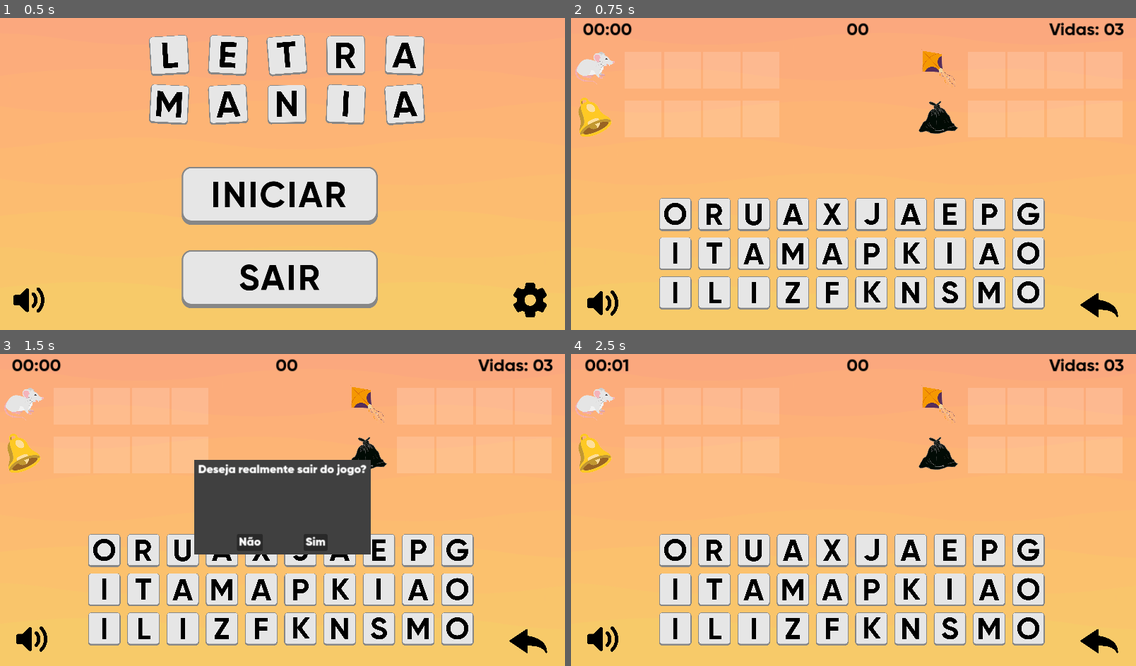
Above: before the commit, frames 1-4 (two rows, left to right).
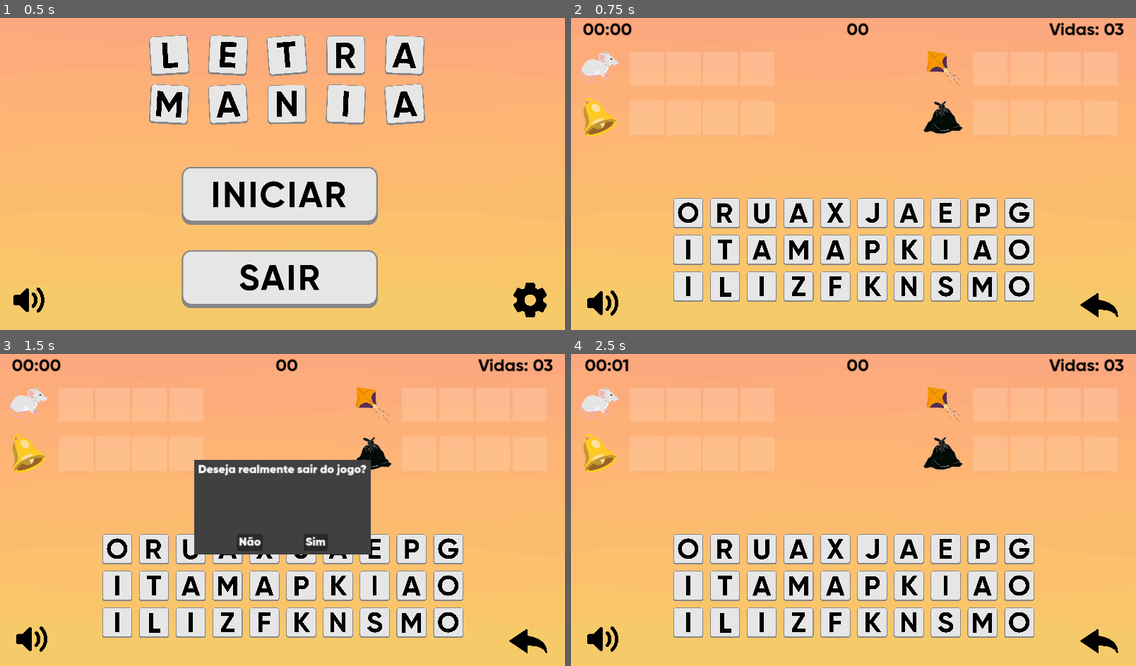
Above: after the commit, the same moments.

Repository: pinhorenan/letramania
Game: Godot game, scene res://scenes/menu.tscn
Same seed, same stepped clock (60 frames per second), same inputs: the game is played once before the commit and once after it.
Inputs (mouse positions are in pixels of both pictures, inside the frame that each line leads up to):
- Up to frame 1 (0.5 s): no input
- Up to frame 2 (0.75 s): click (847, 195) at 0.5 s
- Up to frame 3 (1.5 s): click (525, 641) at 1.25 s
- Up to frame 4 (2.5 s): click "Não" at 2 s

Frame 1 is identical in both runs. In frame 2, 16% of the frame differs, in the area x 0-84%, y 9-94%; in frame 3, 15%; in frame 4, 16%.

Commit message:
Ajuste de tamanho e posicionamento de alguns elementos

Diff:
--- a/scenes/game.tscn
+++ b/scenes/game.tscn
@@ -118,8 +118,8 @@
 layout_mode = 0
 offset_left = -279.0
 offset_top = 195.0
-offset_right = -204.0
-offset_bottom = 270.0
+offset_right = -209.0
+offset_bottom = 265.0
 color = Color(1, 1, 1, 0.196078)
 script = ExtResource("2_0v8sj")
 
@@ -137,12 +137,12 @@
 script = ExtResource("9_sll30")
 
 [node name="A" type="Button" parent="Control/Letras"]
-custom_minimum_size = Vector2(75, 75)
+custom_minimum_size = Vector2(70, 70)
 layout_mode = 0
 offset_left = -1018.0
 offset_top = 315.0
-offset_right = -943.0
-offset_bottom = 390.0
+offset_right = -948.0
+offset_bottom = 385.0
 focus_mode = 0
 icon = ExtResource("4_75olx")
 flat = true
@@ -150,12 +150,12 @@
 script = ExtResource("3_s6wji")
 
 [node name="ATip" type="Button" parent="Control/Letras"]
-custom_minimum_size = Vector2(75, 75)
+custom_minimum_size = Vector2(70, 70)
 layout_mode = 0
 offset_left = -1018.0
 offset_top = 315.0
-offset_right = -943.0
-offset_bottom = 390.0
+offset_right = -948.0
+offset_bottom = 385.0
 focus_mode = 0
 icon = ExtResource("4_75olx")
 flat = true
@@ -163,12 +163,12 @@
 script = ExtResource("3_s6wji")
 
 [node name="B" type="Button" parent="Control/Letras"]
-custom_minimum_size = Vector2(75, 75)
+custom_minimum_size = Vector2(70, 70)
 layout_mode = 0
 offset_left = -618.0
 offset_top = 395.0
-offset_right = -543.0
-offset_bottom = 470.0
+offset_right = -548.0
+offset_bottom = 465.0
 focus_mode = 0
 icon = ExtResource("6_f7p2w")
 flat = true
@@ -176,12 +176,12 @@
 script = ExtResource("3_s6wji")
 
 [node name="C" type="Button" parent="Control/Letras"]
-custom_minimum_size = Vector2(75, 75)
+custom_minimum_size = Vector2(70, 70)
 layout_mode = 0
 offset_left = -778.0
 offset_top = 395.0
-offset_right = -703.0
-offset_bottom = 470.0
+offset_right = -708.0
+offset_bottom = 465.0
 focus_mode = 0
 icon = ExtResource("7_uss7y")
 flat = true
@@ -189,12 +189,12 @@
 script = ExtResource("3_s6wji")
 
 [node name="D" type="Button" parent="Control/Letras"]
-custom_minimum_size = Vector2(75, 75)
+custom_minimum_size = Vector2(70, 70)
 layout_mode = 0
 offset_left = -858.0
 offset_top = 315.0
-offset_right = -783.0
-offset_bottom = 390.0
+offset_right = -788.0
+offset_bottom = 385.0
 focus_mode = 0
 icon = ExtResource("8_f36fc")
 flat = true
@@ -202,12 +202,12 @@
 script = ExtResource("3_s6wji")
 
 [node name="E" type="Button" parent="Control/Letras"]
-custom_minimum_size = Vector2(75, 75)
+custom_minimum_size = Vector2(65, 65)
 layout_mode = 0
 offset_left = -898.0
 offset_top = 235.0
-offset_right = -823.0
-offset_bottom = 310.0
+offset_right = -828.0
+offset_bottom = 305.0
 focus_mode = 0
 icon = ExtResource("9_isedl")
 flat = true
@@ -215,12 +215,12 @@
 script = ExtResource("3_s6wji")
 
 [node name="F" type="Button" parent="Control/Letras"]
-custom_minimum_size = Vector2(75, 75)
+custom_minimum_size = Vector2(70, 70)
 layout_mode = 0
 offset_left = -778.0
 offset_top = 315.0
-offset_right = -703.0
-offset_bottom = 390.0
+offset_right = -708.0
+offset_bottom = 385.0
 focus_mode = 0
 icon = ExtResource("10_obdsf")
 flat = true
@@ -228,12 +228,12 @@
 script = ExtResource("3_s6wji")
 
 [node name="G" type="Button" parent="Control/Letras"]
-custom_minimum_size = Vector2(75, 75)
+custom_minimum_size = Vector2(70, 70)
 layout_mode = 0
 offset_left = -698.0
 offset_top = 315.0
-offset_right = -623.0
-offset_bottom = 390.0
+offset_right = -628.0
+offset_bottom = 385.0
 focus_mode = 0
 icon = ExtResource("11_m2kqo")
 flat = true
@@ -241,12 +241,12 @@
 script = ExtResource("3_s6wji")
 
 [node name="H" type="Button" parent="Control/Letras"]
-custom_minimum_size = Vector2(75, 75)
+custom_minimum_size = Vector2(70, 70)
 layout_mode = 0
 offset_left = -618.0
 offset_top = 315.0
-offset_right = -543.0
-offset_bottom = 390.0
+offset_right = -548.0
+offset_bottom = 385.0
 focus_mode = 0
 icon = ExtResource("12_p8qqq")
 flat = true
@@ -254,12 +254,12 @@
 script = ExtResource("3_s6wji")
 
 [node name="I" type="Button" parent="Control/Letras"]
-custom_minimum_size = Vector2(75, 75)
+custom_minimum_size = Vector2(70, 70)
 layout_mode = 0
 offset_left = -498.0
 offset_top = 235.0
-offset_right = -423.0
-offset_bottom = 310.0
+offset_right = -433.0
+offset_bottom = 300.0
 focus_mode = 0
 icon = ExtResource("13_62enl")
 flat = true
@@ -267,12 +267,12 @@
 script = ExtResource("3_s6wji")
 
 [node name="J" type="Button" parent="Control/Letras"]
-custom_minimum_size = Vector2(75, 75)
+custom_minimum_size = Vector2(70, 70)
 layout_mode = 0
 offset_left = -538.0
 offset_top = 315.0
-offset_right = -463.0
-offset_bottom = 390.0
+offset_right = -468.0
+offset_bottom = 385.0
 focus_mode = 0
 icon = ExtResource("14_ferq6")
 flat = true
@@ -280,12 +280,12 @@
 script = ExtResource("3_s6wji")
 
 [node name="L" type="Button" parent="Control/Letras"]
-custom_minimum_size = Vector2(75, 75)
+custom_minimum_size = Vector2(70, 70)
 layout_mode = 0
 offset_left = -378.0
 offset_top = 315.0
-offset_right = -303.0
-offset_bottom = 390.0
+offset_right = -308.0
+offset_bottom = 385.0
 focus_mode = 0
 icon = ExtResource("15_e86ls")
 flat = true
@@ -293,12 +293,12 @@
 script = ExtResource("3_s6wji")
 
 [node name="M" type="Button" parent="Control/Letras"]
-custom_minimum_size = Vector2(75, 75)
+custom_minimum_size = Vector2(70, 70)
 layout_mode = 0
 offset_left = -458.0
 offset_top = 395.0
-offset_right = -383.0
-offset_bottom = 470.0
+offset_right = -388.0
+offset_bottom = 465.0
 focus_mode = 0
 icon = ExtResource("16_vnwhf")
 flat = true
@@ -306,12 +306,12 @@
 script = ExtResource("3_s6wji")
 
 [node name="N" type="Button" parent="Control/Letras"]
-custom_minimum_size = Vector2(75, 75)
+custom_minimum_size = Vector2(70, 70)
 layout_mode = 0
 offset_left = -538.0
 offset_top = 395.0
-offset_right = -463.0
-offset_bottom = 470.0
+offset_right = -468.0
+offset_bottom = 465.0
 focus_mode = 0
 icon = ExtResource("17_i0iox")
 flat = true
@@ -319,12 +319,12 @@
 script = ExtResource("3_s6wji")
 
 [node name="O" type="Button" parent="Control/Letras"]
-custom_minimum_size = Vector2(75, 75)
+custom_minimum_size = Vector2(70, 70)
 layout_mode = 0
 offset_left = -418.0
 offset_top = 235.0
-offset_right = -343.0
-offset_bottom = 310.0
+offset_right = -348.0
+offset_bottom = 305.0
 focus_mode = 0
 icon = ExtResource("18_qv8pp")
 flat = true
@@ -332,12 +332,12 @@
 script = ExtResource("3_s6wji")
 
 [node name="P" type="Button" parent="Control/Letras"]
-custom_minimum_size = Vector2(75, 75)
+custom_minimum_size = Vector2(70, 70)
 layout_mode = 0
 offset_left = -338.0
 offset_top = 235.0
-offset_right = -263.0
-offset_bottom = 310.0
+offset_right = -268.0
+offset_bottom = 305.0
 focus_mode = 0
 icon = ExtResource("19_yhylh")
 flat = true
@@ -345,12 +345,12 @@
 script = ExtResource("3_s6wji")
 
 [node name="Q" type="Button" parent="Control/Letras"]
-custom_minimum_size = Vector2(75, 75)
+custom_minimum_size = Vector2(70, 70)
 layout_mode = 0
 offset_left = -1058.0
 offset_top = 235.0
-offset_right = -983.0
-offset_bottom = 310.0
+offset_right = -993.0
+offset_bottom = 300.0
 focus_mode = 0
 icon = ExtResource("20_nru7l")
 flat = true
@@ -358,12 +358,12 @@
 script = ExtResource("3_s6wji")
 
 [node name="R" type="Button" parent="Control/Letras"]
-custom_minimum_size = Vector2(75, 75)
+custom_minimum_size = Vector2(65, 65)
 layout_mode = 0
 offset_left = -818.0
 offset_top = 235.0
-offset_right = -743.0
-offset_bottom = 310.0
+offset_right = -748.0
+offset_bottom = 305.0
 focus_mode = 0
 icon = ExtResource("21_8cf0q")
 flat = true
@@ -371,12 +371,12 @@
 script = ExtResource("3_s6wji")
 
 [node name="S" type="Button" parent="Control/Letras"]
-custom_minimum_size = Vector2(75, 75)
+custom_minimum_size = Vector2(70, 70)
 layout_mode = 0
 offset_left = -938.0
 offset_top = 315.0
-offset_right = -863.0
-offset_bottom = 390.0
+offset_right = -868.0
+offset_bottom = 385.0
 focus_mode = 0
 icon = ExtResource("22_yex56")
 flat = true
@@ -384,12 +384,12 @@
 script = ExtResource("3_s6wji")
 
 [node name="T" type="Button" parent="Control/Letras"]
-custom_minimum_size = Vector2(75, 75)
+custom_minimum_size = Vector2(65, 65)
 layout_mode = 0
 offset_left = -738.0
 offset_top = 235.0
-offset_right = -663.0
-offset_bottom = 310.0
+offset_right = -668.0
+offset_bottom = 305.0
 focus_mode = 0
 icon = ExtResource("23_fud1g")
 flat = true
@@ -397,12 +397,12 @@
 script = ExtResource("3_s6wji")
 
 [node name="U" type="Button" parent="Control/Letras"]
-custom_minimum_size = Vector2(75, 75)
+custom_minimum_size = Vector2(70, 70)
 layout_mode = 0
 offset_left = -578.0
 offset_top = 235.0
-offset_right = -503.0
-offset_bottom = 310.0
+offset_right = -513.0
+offset_bottom = 300.0
 focus_mode = 0
 icon = ExtResource("24_avysu")
 flat = true
@@ -410,12 +410,12 @@
 script = ExtResource("3_s6wji")
 
 [node name="V" type="Button" parent="Control/Letras"]
-custom_minimum_size = Vector2(75, 75)
+custom_minimum_size = Vector2(70, 70)
 layout_mode = 0
 offset_left = -698.0
 offset_top = 395.0
-offset_right = -623.0
-offset_bottom = 470.0
+offset_right = -628.0
+offset_bottom = 465.0
 focus_mode = 0
 icon = ExtResource("25_mq4gg")
 flat = true
@@ -423,12 +423,12 @@
 script = ExtResource("3_s6wji")
 
 [node name="K" type="Button" parent="Control/Letras"]
-custom_minimum_size = Vector2(75, 75)
+custom_minimum_size = Vector2(70, 70)
 layout_mode = 0
 offset_left = -458.0
 offset_top = 315.0
-offset_right = -383.0
-offset_bottom = 390.0
+offset_right = -388.0
+offset_bottom = 385.0
 focus_mode = 0
 icon = ExtResource("27_toop0")
 flat = true
@@ -436,12 +436,12 @@
 script = ExtResource("3_s6wji")
 
 [node name="W" type="Button" parent="Control/Letras"]
-custom_minimum_size = Vector2(75, 75)
+custom_minimum_size = Vector2(70, 70)
 layout_mode = 0
 offset_left = -978.0
 offset_top = 235.0
-offset_right = -903.0
-offset_bottom = 310.0
+offset_right = -913.0
+offset_bottom = 300.0
 focus_mode = 0
 icon = ExtResource("28_k5ttn")
 flat = true
@@ -449,12 +449,12 @@
 script = ExtResource("3_s6wji")
 
 [node name="Y" type="Button" parent="Control/Letras"]
-custom_minimum_size = Vector2(75, 75)
+custom_minimum_size = Vector2(70, 70)
 layout_mode = 0
 offset_left = -658.0
 offset_top = 235.0
-offset_right = -583.0
-offset_bottom = 310.0
+offset_right = -593.0
+offset_bottom = 300.0
 focus_mode = 0
 icon = ExtResource("29_t5wpc")
 flat = true
@@ -462,12 +462,12 @@
 script = ExtResource("3_s6wji")
 
 [node name="Z" type="Button" parent="Control/Letras"]
-custom_minimum_size = Vector2(75, 75)
+custom_minimum_size = Vector2(70, 70)
 layout_mode = 0
 offset_left = -938.0
 offset_top = 395.0
-offset_right = -863.0
-offset_bottom = 470.0
+offset_right = -868.0
+offset_bottom = 465.0
 focus_mode = 0
 icon = ExtResource("30_631hs")
 flat = true
@@ -475,12 +475,12 @@
 script = ExtResource("3_s6wji")
 
 [node name="X" type="Button" parent="Control/Letras"]
-custom_minimum_size = Vector2(75, 75)
+custom_minimum_size = Vector2(70, 70)
 layout_mode = 0
 offset_left = -858.0
 offset_top = 395.0
-offset_right = -783.0
-offset_bottom = 470.0
+offset_right = -788.0
+offset_bottom = 465.0
 focus_mode = 0
 icon = ExtResource("31_fwf74")
 flat = true
--- a/scripts/game/gaps.gd
+++ b/scripts/game/gaps.gd
@@ -48,7 +48,7 @@
 ]
 
 func set_gaps(array_size: int) -> void:
-	var x = 110
+	var x = 120
 	var y_positions = [80, 180, 80, 180]  # Posições Y para cada linha
 	var image_offset = Vector2(-40, -50)  # Ajuste de posição da imagem
 	var words
@@ -81,7 +81,7 @@
 				5:
 					x += 620
 				_:
-					x += 540
+					x += 560
 		var word_data = words[selected_indices[i]]
 		var word_str = word_data["word"]
 
@@ -101,7 +101,7 @@
 			var draggable = get_node("Arrastável").duplicate()
 			selected_words[i]["letters"].append([draggable, word_str[n]])
 			add_child(draggable)
-			draggable.position = Vector2(x + (n * 80), y_positions[i])
+			draggable.position = Vector2(x + (n * 75), y_positions[i])
 
 func verify_gaps() ->bool:
 	var completed = true
@@ -114,5 +114,4 @@
 	return completed
 
 func _ready() -> void:
-	#var completed = false
 	set_gaps(Jogo.word_size)
--- a/scripts/game/keyboard.gd
+++ b/scripts/game/keyboard.gd
@@ -10,7 +10,7 @@
 	var idx # variável que receberá os indíces gerados aleatoriamente
 	var letter_name
 	var letter_node
-	var x = 175
+	var x = 204
 	var y = 370
 	var letters_parent_path = "/root/Node2D/Control/Letras/"
 	rng.randomize()
@@ -36,12 +36,12 @@
 	key_list.shuffle()
 
 	for l in key_list: # Posicionamento das letras disponíveis
-		if x == 975:
-			x = 175
-			y += 80
+		if x == 954:
+			x = 204
+			y += 75
 		l.position = Vector2(x, y)
 		l.original_position = l.position
-		x += 80
+		x += 75
 
 
 # Called when the node enters the scene tree for the first time.
